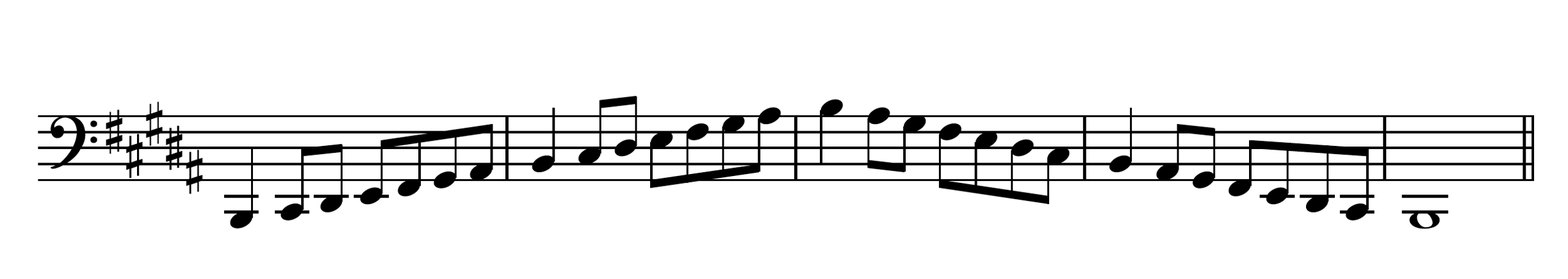
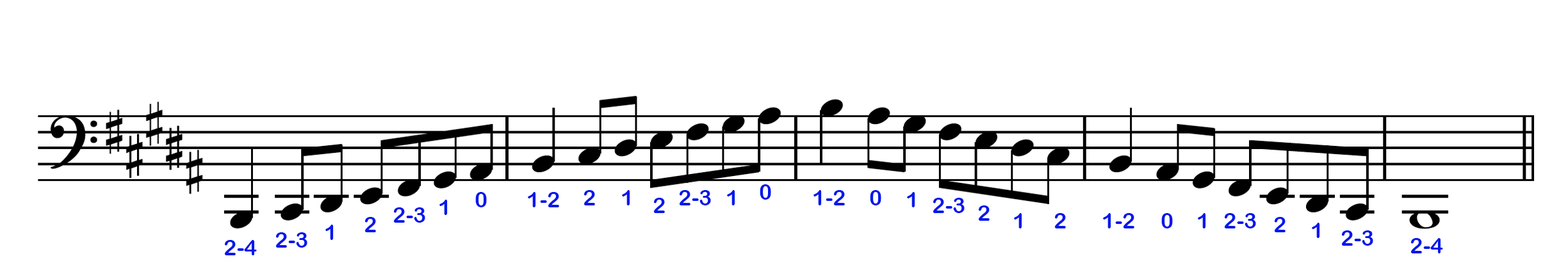
The second 1568 × 279 image is a revision of the first. Changes to its layers:
showed "2" (1st of 6) over [978, 205, 990, 221]
showed "2" (2nd of 6) over [653, 197, 665, 214]
showed "2" (3rd of 6) over [1054, 213, 1066, 229]
showed "2" (4th of 6) over [583, 190, 596, 206]
showed "2" (5th of 6) over [1274, 217, 1286, 233]
showed "2" (6th of 6) over [364, 217, 376, 233]
showed "1" (1st of 8) over [906, 192, 916, 208]
showed "1" (2nd of 8) over [726, 190, 736, 206]
showed "0" (1st of 4) over [869, 190, 882, 206]
showed "0" (2nd of 4) over [759, 184, 772, 200]
showed "0" (3rd of 4) over [1161, 213, 1173, 229]
showed "0" (4th of 4) over [475, 192, 487, 208]
showed "1" (7th of 8) over [1311, 222, 1321, 239]
showed "1-2" (1st of 3) over [813, 190, 845, 206]
showed "1-2" (2nd of 3) over [1102, 213, 1135, 229]
showed "1-2" (3rd of 3) over [527, 192, 560, 208]
showed "2-3" (1st of 6) over [932, 197, 965, 214]
showed "2-3" (2nd of 6) over [678, 190, 711, 206]
showed "2-3" (3rd of 6) over [1224, 213, 1257, 229]
showed "2-3" (4th of 6) over [393, 207, 426, 223]
showed "2-3" (5th of 6) over [1341, 230, 1374, 246]
showed "2-3" (6th of 6) over [275, 232, 308, 248]
showed "2-4" (1st of 2) over [1410, 238, 1444, 254]
showed "2-4" (2nd of 2) over [224, 240, 257, 256]
…and 5 more changes (5 visibility)
